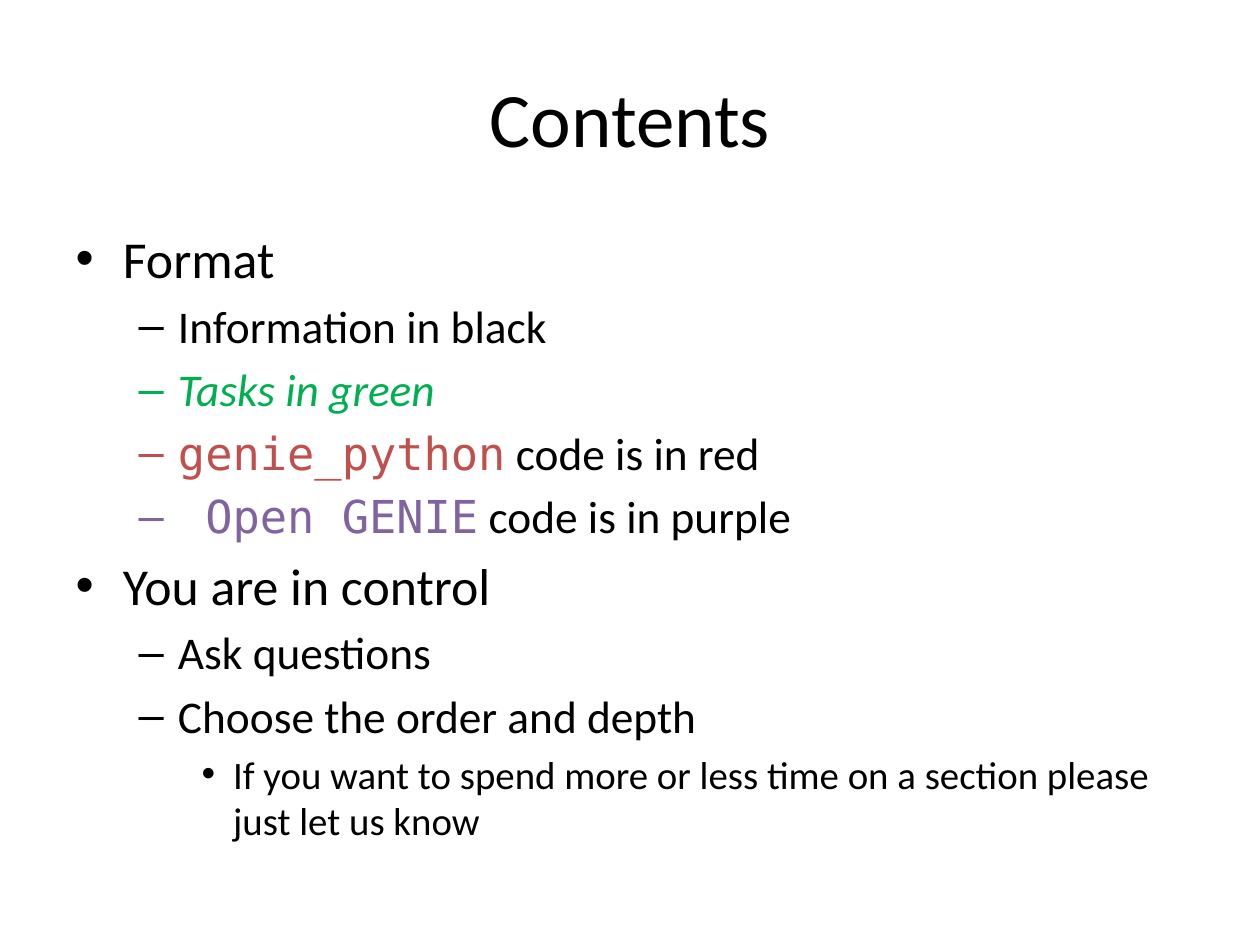
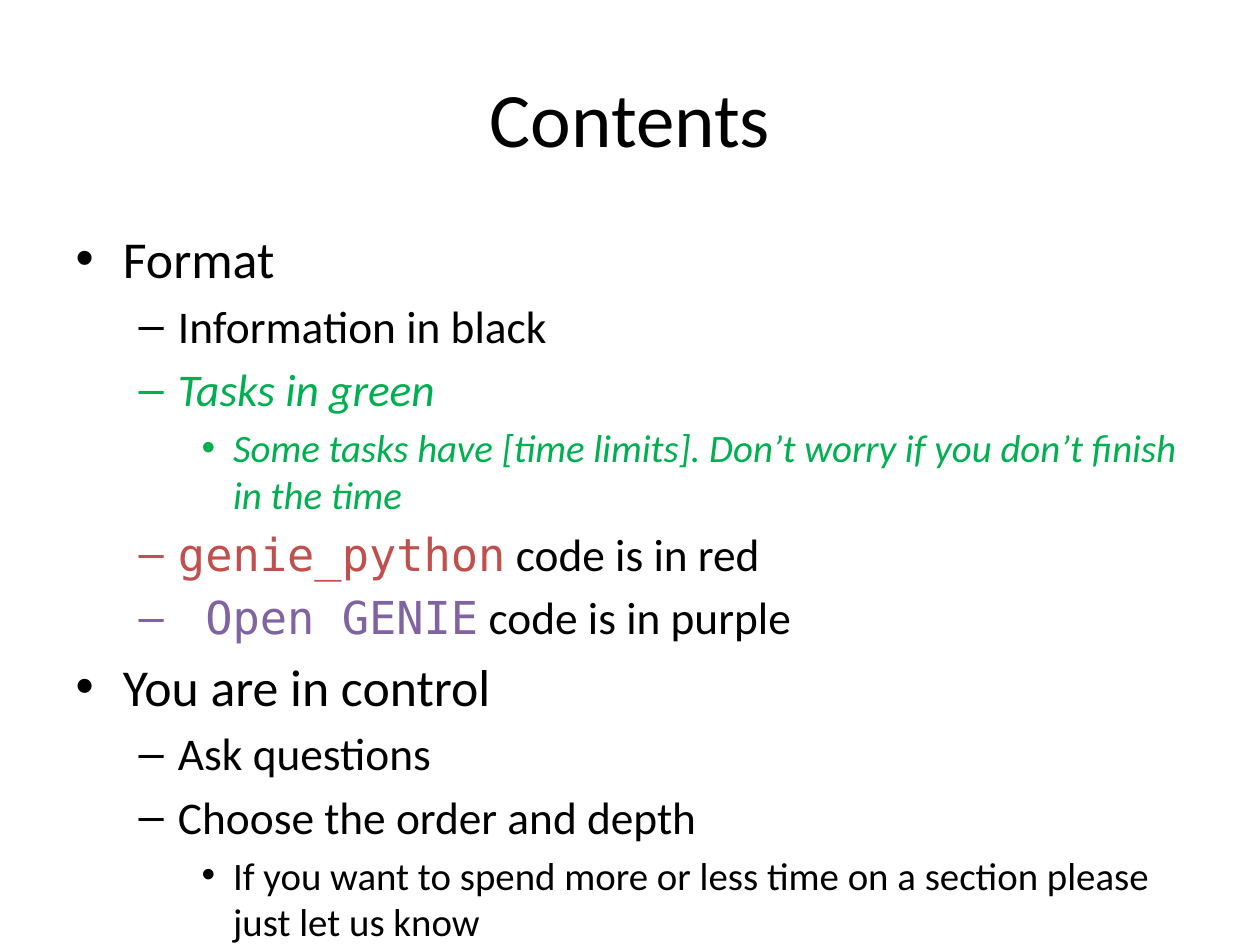
Before and after one commit to ISISComputingGroup/ibex_user_manual, a slide deck: slide 3 of genie_python_and_ibex/genie_python_and_ibex.pptx. Drawn at 1260x945 pixels with LibreOffice and Linux fonts; fonts in the diff are those of the drawing; background and template pictures are left out. Boxes give left, top, right and bottom in pixels: in the first picture for what was removed or moved away, otherwise in the second. Text is boxed around its words. In the diff, an @@ line names an element or a change of style, - is before the commit and + after.

```diff
--- a/genie_python_and_ibex/genie_python_and_ibex.pptx
+++ b/genie_python_and_ibex/genie_python_and_ibex.pptx
@@ text at <box>233,434,1176,510</box>: paragraph added @@
+    • Some tasks have [time limits]. Don’t worry if you don’t finish in the time
```
Also in this commit, not shown: 11 other slides changed.
